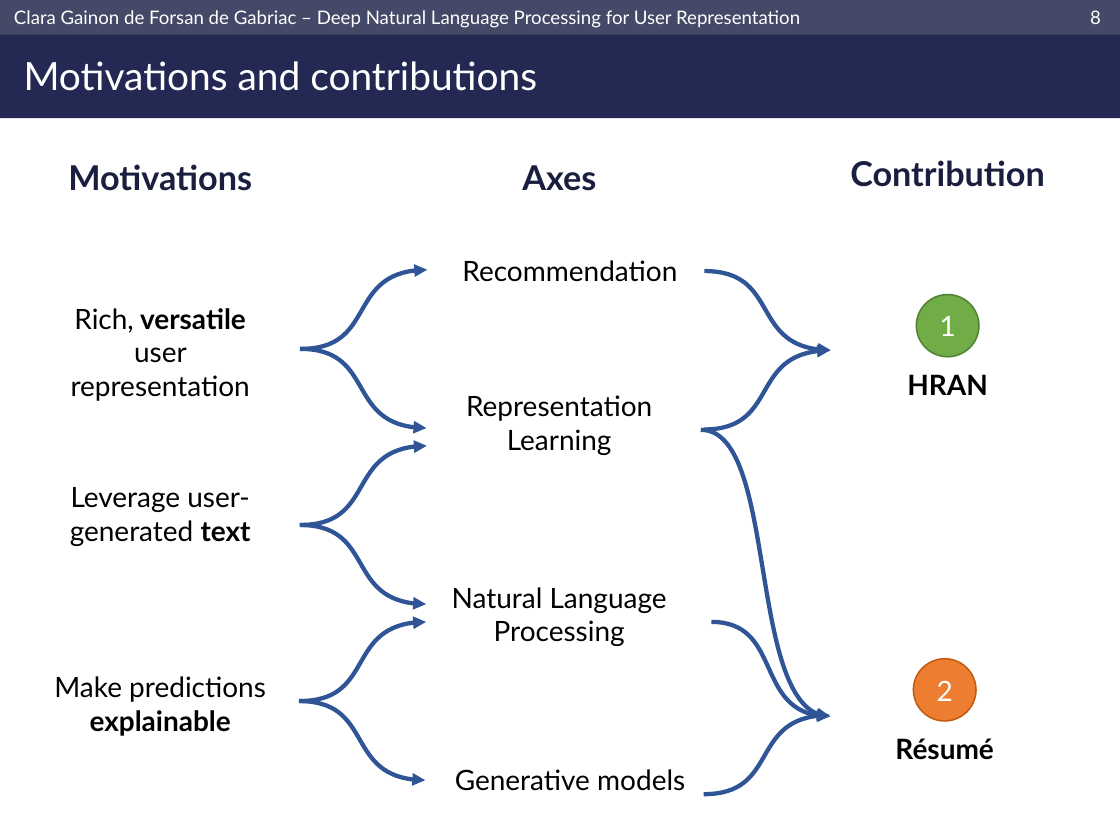
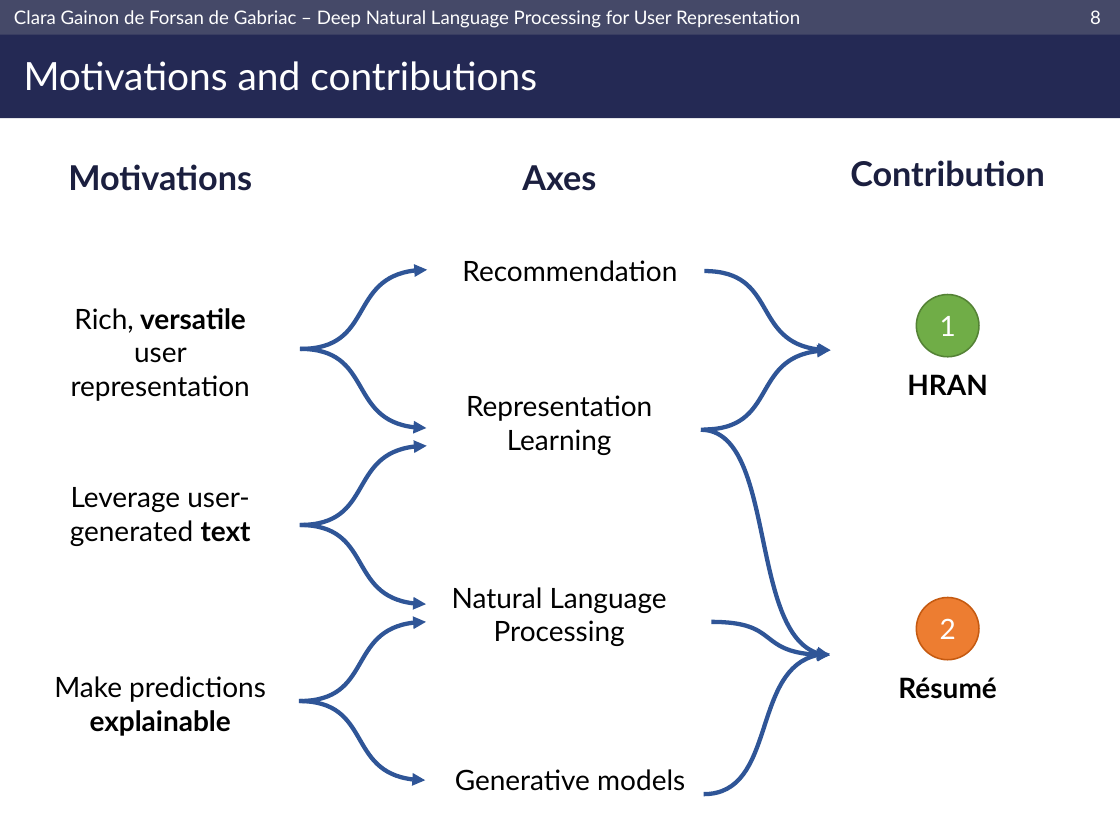
Before and after one commit to clara-gdef/defense, a slide deck: slide 9 of defense.pptx. Drawn at 1120x840 pixels with LibreOffice and Linux fonts; fonts in the diff are those of the drawing; background and template pictures are left out. Boxes give left, top, right and bottom in pixels: in the first picture for what was removed or moved away, otherwise in the second. Text is boxed around its words. In the diff, an @@ line names an element or a change of style, - is before the commit and + after.

```diff
--- a/defense.pptx
+++ b/defense.pptx
@@ freeform shape: place and size @@
-freeform shape at [701, 430, 830, 717]
+freeform shape at [701, 430, 830, 655]
@@ ellipse "2": place and size @@
-ellipse "2" at [914, 659, 977, 721]
+ellipse "2" at [916, 597, 979, 660]
@@ freeform shape: place and size @@
-freeform shape at [711, 622, 830, 716]
+freeform shape at [711, 622, 830, 655]
@@ freeform shape: place and size @@
-freeform shape at [703, 715, 830, 794]
+freeform shape at [703, 654, 830, 794]
@@ text "Résumé": place and size @@
-text "Résumé" at [895, 738, 993, 760]
+text "Résumé" at [898, 677, 996, 699]
```
Also in this commit, not shown: 6 other slides changed, 14 slides added, 4 slides removed.
